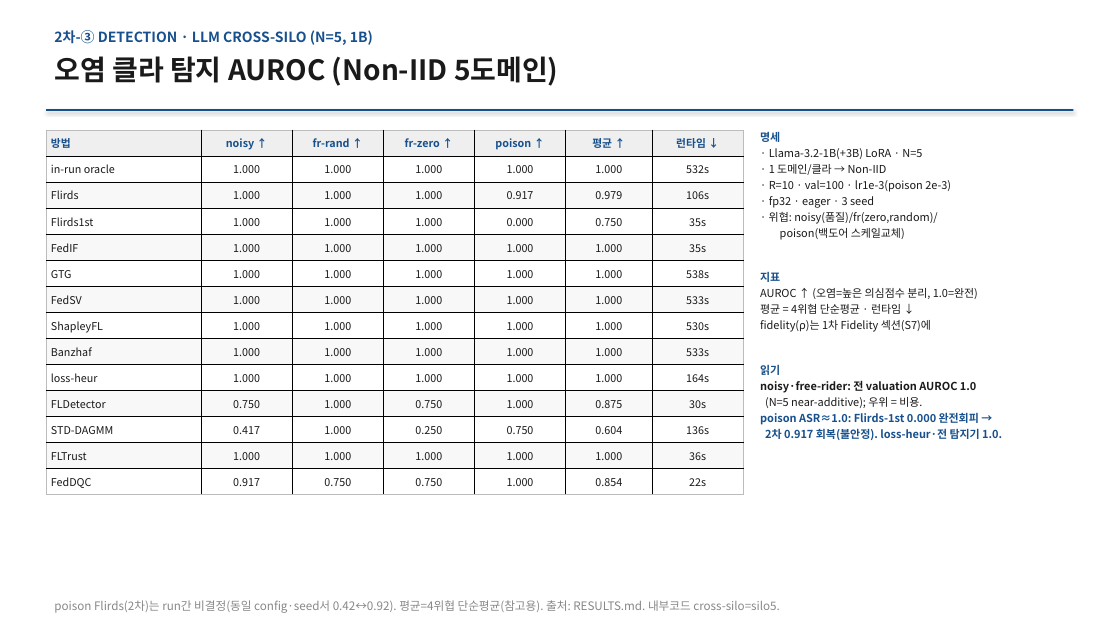
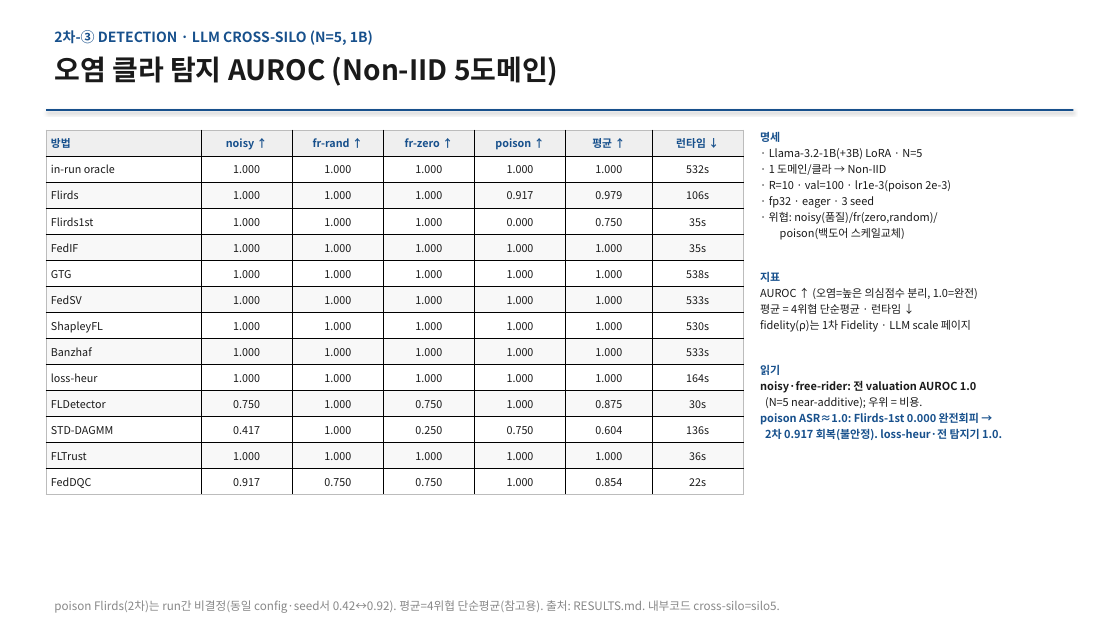
Before and after one commit to YongheeChoi/flirds, a slide deck: slide 15 of research-wiki/presentations/2026-06-results-report/flirds-results-2026-06.pptx (slide 13 before the commit). Drawn at 1120x630 pixels with LibreOffice and Linux fonts; fonts in the diff are those of the drawing. Boxes give left, top, right and bottom in pixels: in the first picture for what was removed or moved away, otherwise in the second. Text is boxed around its words. In the diff, an @@ line names an element or a change of style, - is before the commit and + after.

```diff
--- a/research-wiki/presentations/2026-06-results-report/flirds-results-2026-06.pptx
+++ b/research-wiki/presentations/2026-06-results-report/flirds-results-2026-06.pptx
@@ text at <box>760,320,971,332</box>: text changed @@
-fidelity(ρ)는 1차 Fidelity 섹션(S7)에
+fidelity(ρ)는 1차 Fidelity · LLM scale 페이지
```
Also in this commit, not shown: 8 other slides changed, 2 slides added, 20 other files.
